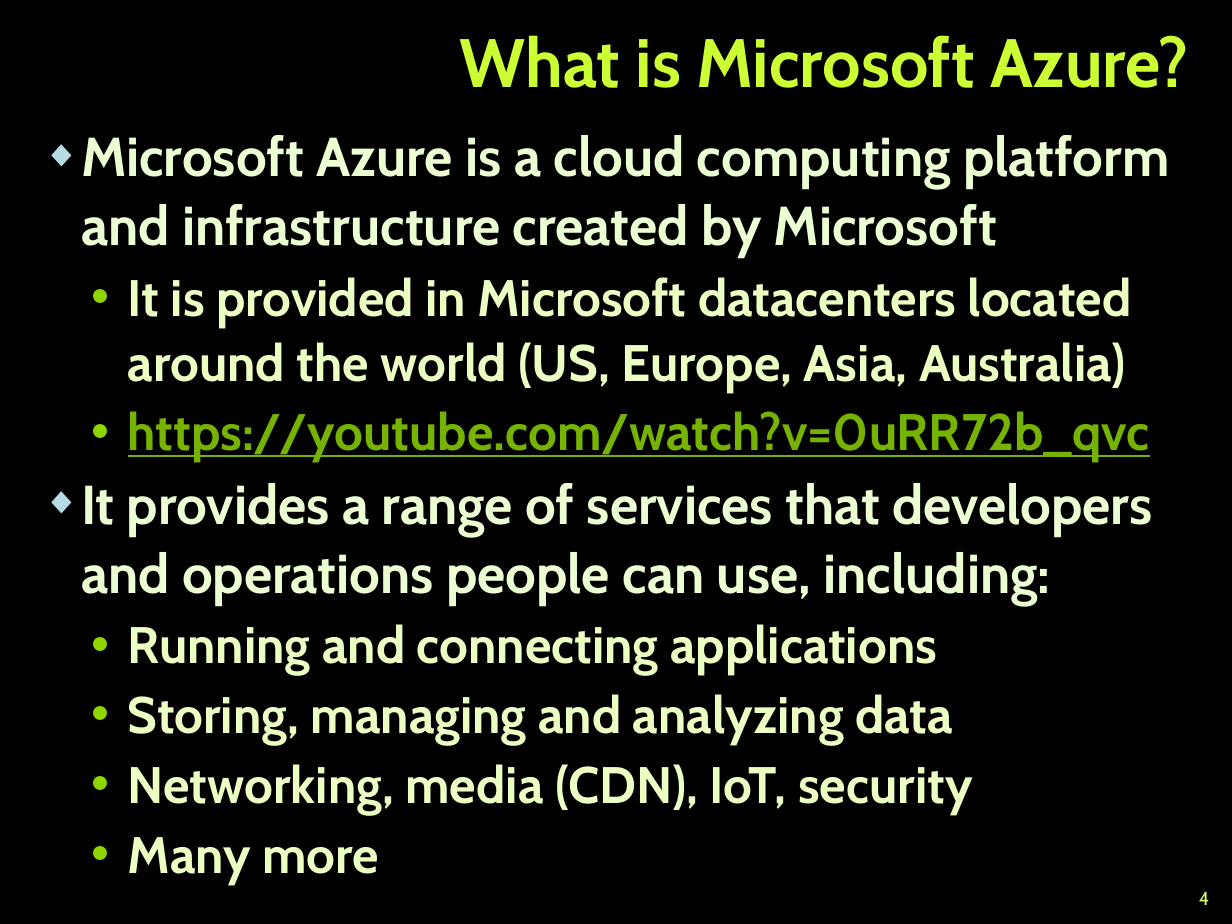
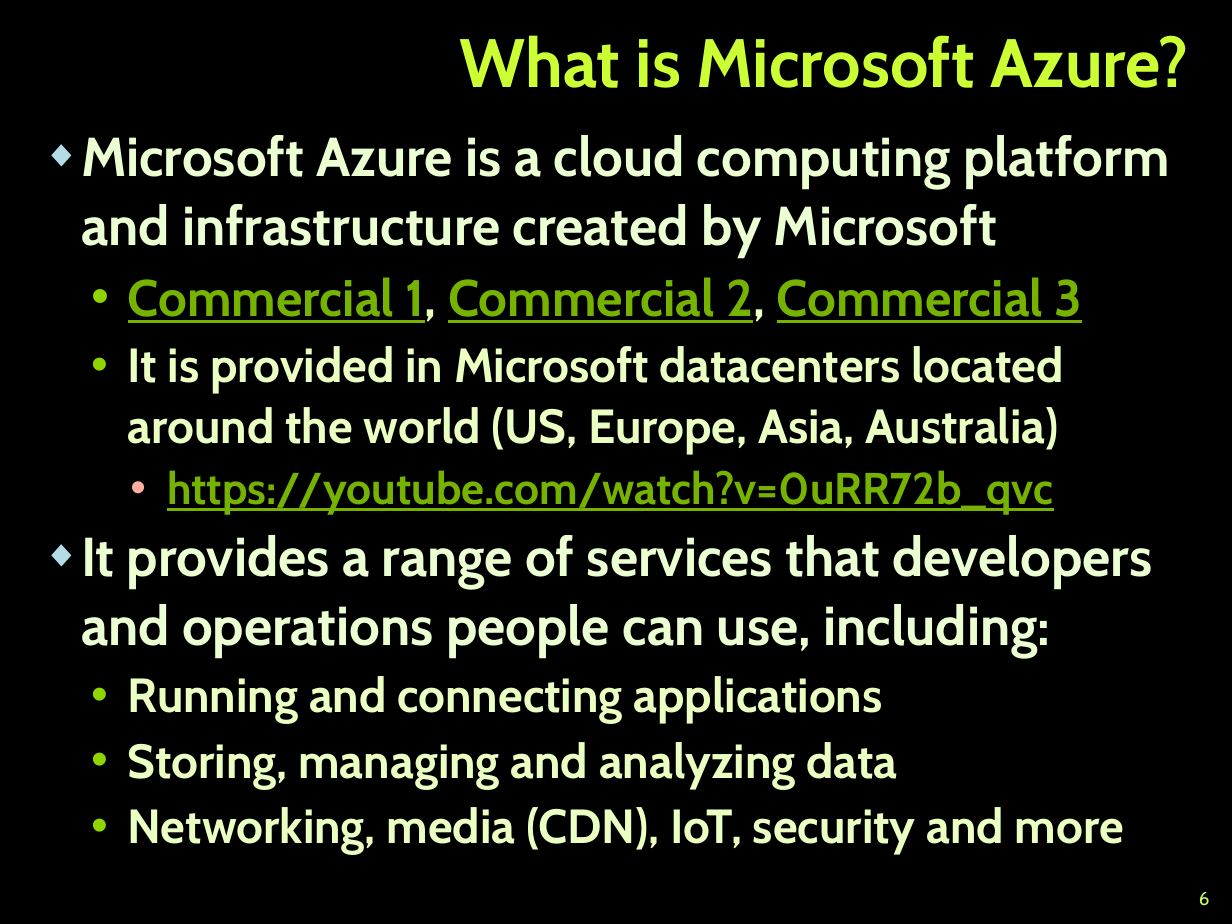
Before and after one commit to TelerikAcademy/Web-Services-and-Cloud, a slide deck: slide 6 of 09. Intro-to-Azure/Intro-to-Azure.pptx (slide 4 before the commit). Drawn at 1232x924 pixels with LibreOffice and Linux fonts; fonts in the diff are those of the drawing; background and template pictures are left out. Boxes give left, top, right and bottom in pixels: in the first picture for what was removed or moved away, otherwise in the second. Text is boxed around its words. In the diff, an @@ line names an element or a change of style, - is before the commit and + after.

Commit message:
Work on Intro-to-Azure.pptx

```diff
--- a/09. Intro-to-Azure/Intro-to-Azure.pptx
+++ b/09. Intro-to-Azure/Intro-to-Azure.pptx
@@ text at bbox=[128, 277, 1083, 323]: paragraph added @@
+  • Commercial 1, Commercial 2, Commercial 3
@@ text at bbox=[128, 346, 1064, 789]: size 30 to 28 pt in "It is provided in Microsoft datacenters located ...", "Running and connecting applications", "Storing, managing and analyzing data"; size 30 to 26 pt in "https://youtube.com/watch?v=0uRR72b_qvc"; list level 2 to 3 in "https://youtube.com/watch?v=0uRR72b_qvc"; bullet colour #8FD600 to #FFAD9F @@
@@ text at bbox=[128, 807, 1124, 855]: text changed; size 30 to 28 pt @@
-  • Networking, media (CDN), IoT, security
-  • Many more
+  • Networking, media (CDN), IoT, security and more
@@ page number at bbox=[1199, 892, 1210, 906]: text changed @@
-4
+6
```
Also in this commit, not shown: 7 other slides changed, 8 slides added, 4 slides removed.
